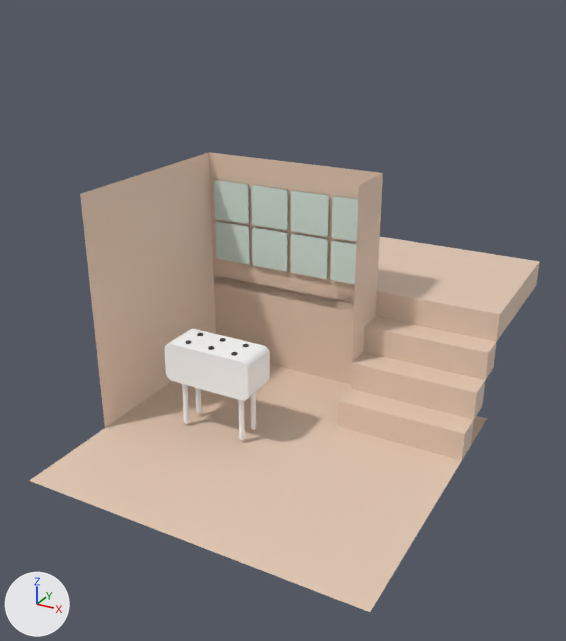
The Blender file PetriPanels.blend, before and after one commit.
Rendered twice from a 50 mm camera at (2.67, -4.27, 2.91) aimed at (0.35, -0.04, 0.79). Arrows for +X, +Y and +Z are at lower left; the lights stay in place.

Before the edit, the objects in view are built like this:
```python
ob_body = bpy.data.objects.new('Body', me_cylinder_004)
ob_body.location = (0.0, -0.326, 0.631)
ob_body.scale = (0.0602, 0.0602, 0.0602)
ob_cube = bpy.data.objects.new('Cube', me_cube_004)
ob_cube.location = (0.813, 0.203, 0.102)
ob_cube.scale = (0.333, 0.333, 0.333)
ob_cube_001 = bpy.data.objects.new('Cube.001', me_cube_005)
ob_cube_001.location = (0.813, 0.406, 0.305)
ob_cube_001.scale = (0.333, 0.333, 0.333)
ob_cube_002 = bpy.data.objects.new('Cube.002', me_cube_006)
ob_cube_002.location = (0.813, 0.61, 0.508)
ob_cube_002.scale = (0.333, 0.333, 0.333)
ob_cube_003 = bpy.data.objects.new('Cube.003', me_cube_007)
ob_cube_003.location = (0.813, 0.813, 0.711)
ob_cube_003.scale = (0.333, 0.333, 0.333)
ob_floor = bpy.data.objects.new('Floor', me_plane_002)
ob_floor.location = (0.0, 0.0, 0.0)
ob_floor.scale = (2.33, 2.33, 3.05)
ob_panel_wall = bpy.data.objects.new('Panel Wall', me_plane_003)
ob_panel_wall.location = (0.0, 0.711, 0.711)
ob_panel_wall.rotation_euler = (1.571, 0.0, 0.0)  # degrees (90, 0, 0)
ob_panel_wall.scale = (2.33, 2.33, 3.05)
ob_plane_003 = bpy.data.objects.new('Plane.003', me_plane_009)
ob_plane_003.location = (0.711, 0.406, 0.305)
ob_plane_003.rotation_euler = (0.0, 1.571, 0.0)  # degrees (0, 90, 0)
ob_wall_left = bpy.data.objects.new('Wall Left', me_plane_008)
ob_wall_left.location = (-0.711, 0.0, 0.711)
ob_wall_left.rotation_euler = (1.571, 0.0, 1.571)  # degrees (90, 0, 90)
ob_wall_left.scale = (2.33, 2.33, 3.05)
# also in view: 'Panel.001' at (0.0, 0.7, 0.99); 'Panel' at (0.0, 0.7, 1.32)
```
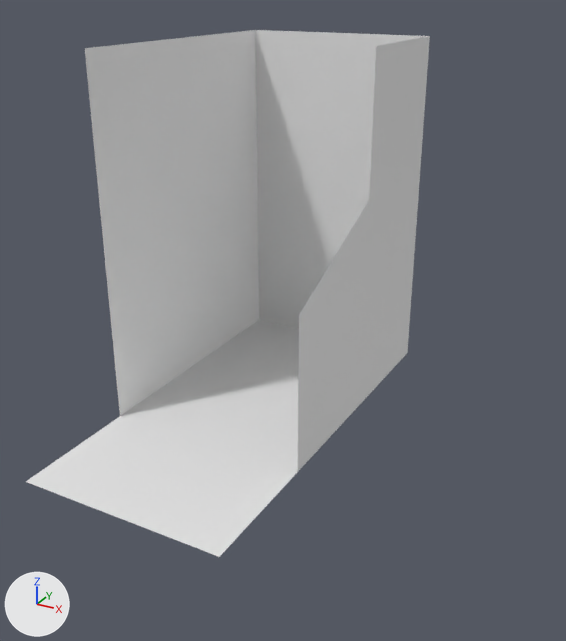
Where the newer file only moved an object's origin or applied its transform, the numbers keep the older frame.

Edits to the bpy script that builds the scene:
```text
Change me_plane_002:
    where me_plane_002.from_pydata(...)  # 4 vertices, 1 face; spans x -0.305..0.688, y -0.612..0.305, z 0.0
    used by ob_floor; location = (0.0, 0.0, 0.0); scale = (2.33, 2.33, 3.05)
    remove me_plane_002.materials.append(mat_panels)  # beige #e7ccb7
    me_plane_002 part 2
    me_plane_002.vertices[0].co: (-0.305, -0.612, 0.0) -> (-0.31, -0.62, 0.0)  # pixel (29, 480) -> pixel (25, 481)
    me_plane_002.vertices[1].co: (0.688, -0.612, 0.0) -> (0.31, -0.62, 0.0)  # pixel (370, 612) -> pixel (219, 557)
    me_plane_002.vertices[2].co: (-0.305, 0.305, 0.0) -> (-0.31, 0.62, 0.0)  # not seen -> pixel (259, 319)
    me_plane_002.vertices[3].co: (0.688, 0.305, 0.0) -> (0.31, 0.62, 0.0)  # pixel (487, 418) -> pixel (407, 353)
Change me_plane_009:
    where me_plane_009.from_pydata(...)  # 4 vertices, 1 face; spans x -1.37..0.3, y -0.1..0.3, z 0.0
    used by ob_plane_003; location = (0.711, 0.406, 0.305); rotation_euler = (0.0, 1.571, 0.0), in degrees (0, 90, 0)
    remove me_plane_009.materials.append(mat_panels)  # beige #e7ccb7
    me_plane_009 part 1
    me_plane_009.vertices[0].co: (-1.37, -0.1, 0.0) -> (-0.84, 0.9, -0.67)  # pixel (358, 185) -> not seen
    me_plane_009.vertices[1].co: (0.3, -0.1, 0.0) -> (-0.84, 0.9, -0.06)
    me_plane_009.vertices[2].co: (-1.37, 0.3, 0.0) -> (-1.45, 0.9, -0.67)  # pixel (382, 172) -> not seen
    me_plane_009.vertices[3].co: (0.3, 0.3, 0.0) -> (-1.45, 0.9, -0.06)
Add me_plane_014:
    me_plane_014.from_pydata([(-0.529, -0.305, 0.0), (0.305, -0.305, 0.0), (-0.529, 0.305, 0.0), (0.305, 0.305, 0.0)], [], [(0, 1, 3, 2)])
Add me_plane_012:
    me_plane_012.from_pydata([(-0.305, -0.305, 0.0), (0.305, -0.305, 0.0), (-0.305, 0.305, 0.0), (0.305, -0.04, 0.0), (0.0, -0.305, 0.0), (0.0, 0.071, 0.0), (0.0, 0.305, 0.0)], [], [(1, 3, 5, 4), (2, 0, 4, 5, 6)])
Add me_plane_001:
    me_plane_001.from_pydata([(-0.305, -0.305, 0.0), (0.305, -0.305, 0.0), (-0.305, 0.305, 0.0), (0.305, 0.305, 0.0)], [], [(0, 1, 3, 2)])
Change ob_panel:
    add ob_panel.hide_set(True)  # its collection is switched off
Change ob_panel_001:
    add ob_panel_001.hide_set(True)  # its collection is switched off
Remove ob_panel_wall:
    ob_panel_wall = bpy.data.objects.new('Panel Wall', me_plane_003)
Remove ob_wall_left:
    ob_wall_left = bpy.data.objects.new('Wall Left', me_plane_008)
Change ob_plane_003:
    add ob_plane_003.hide_set(True)  # its collection is switched off
Remove ob_cube:
    ob_cube = bpy.data.objects.new('Cube', me_cube_004)
Remove ob_cube_001:
    ob_cube_001 = bpy.data.objects.new('Cube.001', me_cube_005)
Remove ob_cube_002:
    ob_cube_002 = bpy.data.objects.new('Cube.002', me_cube_006)
Remove ob_cube_003:
    ob_cube_003 = bpy.data.objects.new('Cube.003', me_cube_007)
Change ob_body:
    add ob_body.hide_set(True)  # its collection is switched off
Change ob_cylinder:
    add ob_cylinder.hide_set(True)  # its collection is switched off
Change ob_cylinder_001:
    add ob_cylinder_001.hide_set(True)  # its collection is switched off
Change ob_cylinder_002:
    add ob_cylinder_002.hide_set(True)  # its collection is switched off
Change ob_cylinder_003:
    add ob_cylinder_003.hide_set(True)  # its collection is switched off
Add ob_left_wall:
    ob_left_wall = bpy.data.objects.new('Left wall', me_plane_014)
    ob_left_wall.location = (-0.724, 0.724, 1.257)
    ob_left_wall.rotation_euler = (1.571, 0.0, 1.571)  # degrees (90, 0, 90)
    ob_left_wall.scale = (2.38, 4.12, 1.0)
Add ob_ceiling:
    ob_ceiling = bpy.data.objects.new('Ceiling', me_plane_012)
    ob_ceiling.location = (0.724, 0.457, 1.257)
    ob_ceiling.rotation_euler = (1.571, 0.0, -158.7)  # degrees (90, 0, 267)
    ob_ceiling.scale = (3.25, 4.12, 1.0)
Add ob_back_wall:
    ob_back_wall = bpy.data.objects.new('Back Wall', me_plane_001)
    ob_back_wall.location = (0.0, 1.448, 1.257)
    ob_back_wall.rotation_euler = (1.571, 0.0, 0.0)  # degrees (90, 0, 0)
    ob_back_wall.scale = (2.38, 4.12, 1.0)
```

Changed parts and their boxes (x1, y1, x2, y2) in the pictures (566 x 641 px):
'Floor', recoloured, reshaped (beige to white, 18% narrower)
    before: (30, 364, 487, 612)
    after: (26, 320, 401, 557)
'Left wall', added
    after: (85, 30, 259, 416)
'Back Wall', added
    after: (255, 30, 430, 338)
'Ceiling', added
    after: (298, 36, 430, 471)
'Wall Left', deleted (beige)
    before: (80, 152, 216, 428)
'Panel Wall', deleted (beige)
    before: (209, 152, 382, 384)
'Cube.003', deleted (beige)
    before: (213, 237, 540, 342)
'Body', hidden
    before: (164, 329, 270, 401)
'Cube', deleted (beige)
    before: (338, 389, 474, 460)
'Panel', hidden
    before: (214, 180, 358, 242)
'Cube.001', deleted (beige)
    before: (351, 352, 485, 420)
'Panel.001', hidden
    before: (215, 221, 357, 285)
'Cube.002', deleted (beige)
    before: (363, 317, 496, 380)
'Plane.003', hidden (beige)
    before: (352, 173, 383, 363)
'Cylinder.003', hidden
    before: (238, 400, 245, 440)
'Cylinder.002', hidden
    before: (182, 384, 189, 423)
'Cylinder.001', hidden
    before: (250, 392, 256, 429)
'Cylinder', hidden
    before: (195, 388, 202, 413)
